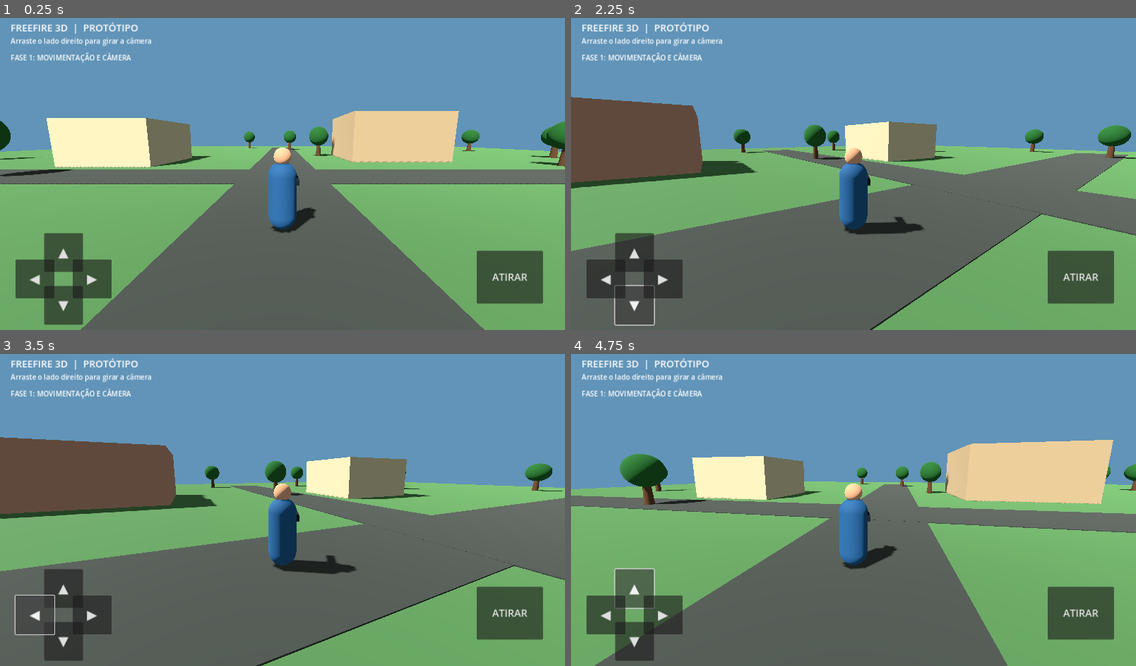
Above: before the commit, frames 1-4 (two rows, left to right).
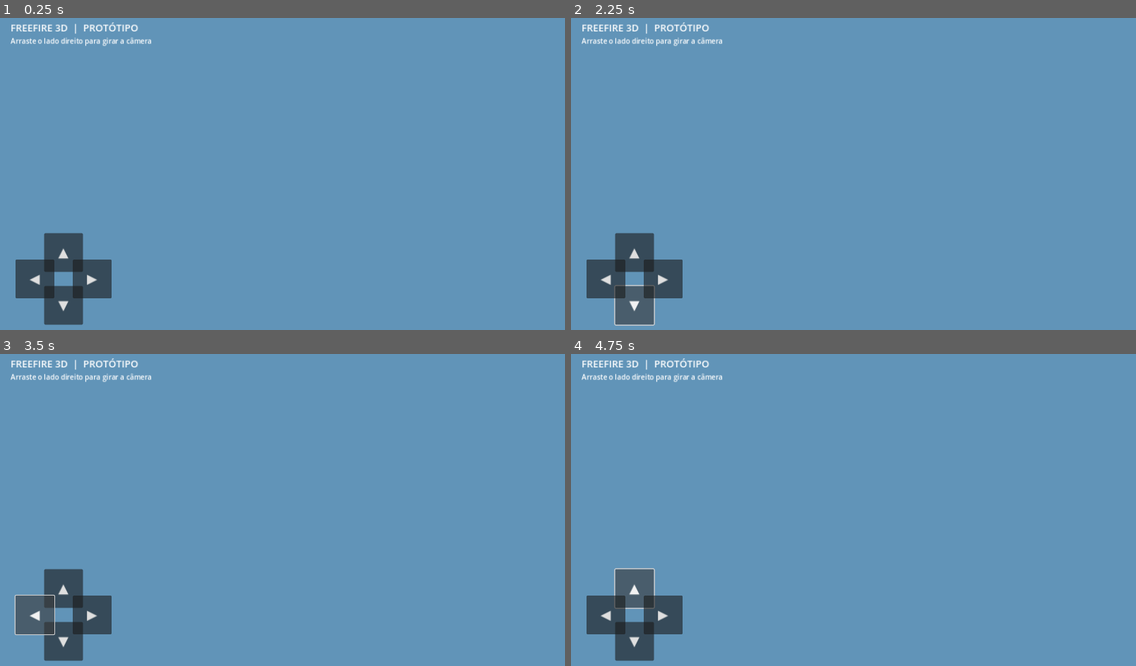
Above: after the commit, the same moments.

Repository: Pedra12/FreeFire2D
Game: Godot game, scene res://scenes/Main3D.tscn
The game is run twice, just before and just after one commit, with the same random seed, the same clock (stepped at 60 frames per second) and the same inputs.
Inputs (mouse positions are in pixels of both pictures, inside the frame that each line leads up to):
- Up to frame 1 (0.25 s): no input
- Up to frame 2 (2.25 s): click (1079, 276) at 0.5 s, where only the run before the commit has a clickable "ATIRAR"; click "▲" at 1.25 s; click "▼" at 2 s
- Up to frame 3 (3.5 s): click "◀" at 2.75 s
- Up to frame 4 (4.75 s): click "▶" at 3.5 s; click "▲" at 4.25 s

The runs differ from the first frame. In frame 1, 64% of the frame differs, in the area x 0-100%, y 11-100%; in frame 2, 64%; in frame 3, 64%; in frame 4, 65%.
Error after the commit: Parse Error: Cannot infer the type of "over_fire_button" variable because the value doesn't have a set type. (res://scripts/Player3D.gd:64)

Commit message:
Add player health ammo reload and damage systems

Diff:
--- a/prototype3d/scripts/Player3D.gd
+++ b/prototype3d/scripts/Player3D.gd
@@ -1,12 +1,22 @@
 extends CharacterBody3D
 class_name Player3D
+
+signal stats_changed
 
 @export var move_speed: float = 5.5
 @export var acceleration: float = 18.0
 @export var gravity: float = 20.0
 @export var mouse_sensitivity: float = 0.003
 @export var touch_sensitivity: float = 0.004
+@export var max_health: float = 200.0
+@export var magazine_size: int = 30
+@export var reload_duration: float = 1.6
 
+var health: float
+var ammo: int
+var reserve_ammo: int = 120
+var is_reloading: bool = false
+var reload_timer: float = 0.0
 var camera_yaw: float = 0.0
 var camera_pitch: float = -0.16
 var fire_cooldown: float = 0.0
@@ -17,9 +27,13 @@
 var shot_ray: RayCast3D
 
 func _ready() -> void:
+	health = max_health
+	ammo = magazine_size
+	add_to_group("player")
 	_build_collision()
 	_build_character()
 	_build_camera()
+	stats_changed.emit()
 
 func _physics_process(delta: float) -> void:
 	var input_vector := Input.get_vector("move_left", "move_right", "move_forward", "move_back")
@@ -27,26 +41,28 @@
 	var direction := basis_yaw * Vector3(input_vector.x, 0.0, input_vector.y)
 	direction.y = 0.0
 	direction = direction.normalized()
-
 	var target_velocity := direction * move_speed
 	velocity.x = move_toward(velocity.x, target_velocity.x, acceleration * delta)
 	velocity.z = move_toward(velocity.z, target_velocity.z, acceleration * delta)
-
 	if not is_on_floor():
 		velocity.y -= gravity * delta
 	else:
 		velocity.y = 0.0
-
 	if direction.length() > 0.08:
 		var target_angle := atan2(-direction.x, -direction.z)
 		rotation.y = lerp_angle(rotation.y, target_angle, 10.0 * delta)
-
 	fire_cooldown = maxf(0.0, fire_cooldown - delta)
+	if is_reloading:
+		reload_timer -= delta
+		if reload_timer <= 0.0:
+			_finish_reload()
 	move_and_slide()
 
 func _input(event: InputEvent) -> void:
 	if event is InputEventScreenDrag:
-		if event.position.x > get_viewport().get_visible_rect().size.x * 0.42:
+		var viewport_size := get_viewport().get_visible_rect().size
+		var over_fire_button := event.position.x > viewport_size.x * 0.78 and event.position.y > viewport_size.y * 0.70
+		if event.position.x > viewport_size.x * 0.42 and not over_fire_button:
 			_rotate_camera(event.relative * touch_sensitivity)
 	elif event is InputEventMouseMotion and Input.is_mouse_button_pressed(MOUSE_BUTTON_RIGHT):
 		_rotate_camera(event.relative * mouse_sensitivity)
@@ -78,7 +94,6 @@
 	body_material.roughness = 0.82
 	body.material_override = body_material
 	add_child(body)
-
 	var head := MeshInstance3D.new()
 	var head_mesh := SphereMesh.new()
 	head_mesh.radius = 0.22
@@ -89,7 +104,6 @@
 	skin.albedo_color = Color(0.72, 0.52, 0.38)
 	head.material_override = skin
 	add_child(head)
-
 	weapon = MeshInstance3D.new()
 	var gun_mesh := BoxMesh.new()
 	gun_mesh.size = Vector3(0.13, 0.13, 0.85)
@@ -105,18 +119,14 @@
 	camera_pivot.position = Vector3(0.0, 1.55, 0.0)
 	camera_pivot.rotation = Vector3(camera_pitch, camera_yaw, 0.0)
 	add_child(camera_pivot)
-
 	spring_arm = SpringArm3D.new()
 	spring_arm.spring_length = 5.2
 	spring_arm.margin = 0.2
 	camera_pivot.add_child(spring_arm)
-
 	camera = Camera3D.new()
-	camera.position = Vector3(0.0, 0.0, 0.0)
 	camera.current = true
 	camera.fov = 75.0
 	spring_arm.add_child(camera)
-
 	shot_ray = RayCast3D.new()
 	shot_ray.target_position = Vector3(0.0, 0.0, -100.0)
 	shot_ray.collision_mask = 1
@@ -124,19 +134,46 @@
 	camera.add_child(shot_ray)
 
 func shoot() -> void:
-	if fire_cooldown > 0.0:
+	if fire_cooldown > 0.0 or is_reloading or ammo <= 0:
+		if ammo <= 0 and not is_reloading:
+			reload()
 		return
-	fire_cooldown = 0.22
-	if not is_instance_valid(shot_ray):
+	fire_cooldown = 0.12
+	ammo -= 1
+	if is_instance_valid(shot_ray):
+		shot_ray.force_raycast_update()
+		if shot_ray.is_colliding():
+			var collider: Object = shot_ray.get_collider()
+			if collider != null and collider.has_method("take_damage"):
+				collider.take_damage(25.0)
+	stats_changed.emit()
+
+func reload() -> void:
+	if is_reloading or ammo >= magazine_size or reserve_ammo <= 0:
 		return
-	shot_ray.force_raycast_update()
-	if shot_ray.is_colliding():
-		var marker := MeshInstance3D.new()
-		var marker_mesh := SphereMesh.new()
-		marker_mesh.radius = 0.07
-		marker_mesh.height = 0.14
-		marker.mesh = marker_mesh
-		marker.global_position = shot_ray.get_collision_point()
-		get_tree().current_scene.add_child(marker)
-		var timer := get_tree().create_timer(0.35)
-		timer.timeout.connect(marker.queue_free)
+	is_reloading = true
+	reload_timer = reload_duration
+	stats_changed.emit()
+
+func _finish_reload() -> void:
+	var needed := magazine_size - ammo
+	var loaded := mini(needed, reserve_ammo)
+	ammo += loaded
+	reserve_ammo -= loaded
+	is_reloading = false
+	reload_timer = 0.0
+	stats_changed.emit()
+
+func add_ammo(amount: int) -> void:
+	reserve_ammo += amount
+	stats_changed.emit()
+
+func heal(amount: float) -> void:
+	health = minf(max_health, health + amount)
+	stats_changed.emit()
+
+func take_damage(amount: float) -> void:
+	health = maxf(0.0, health - amount)
+	stats_changed.emit()
+	if health <= 0.0:
+		set_physics_process(false)
